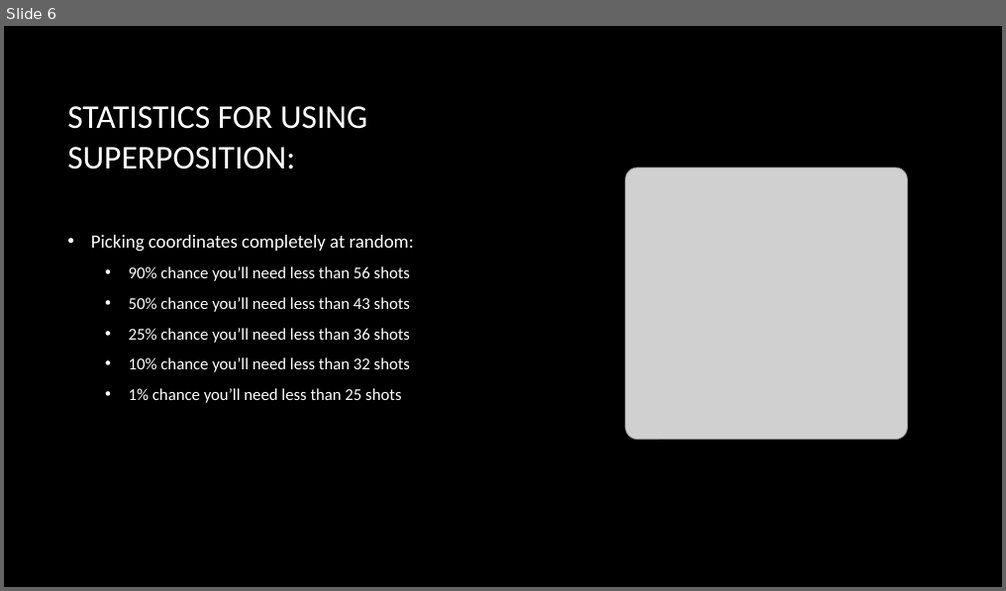
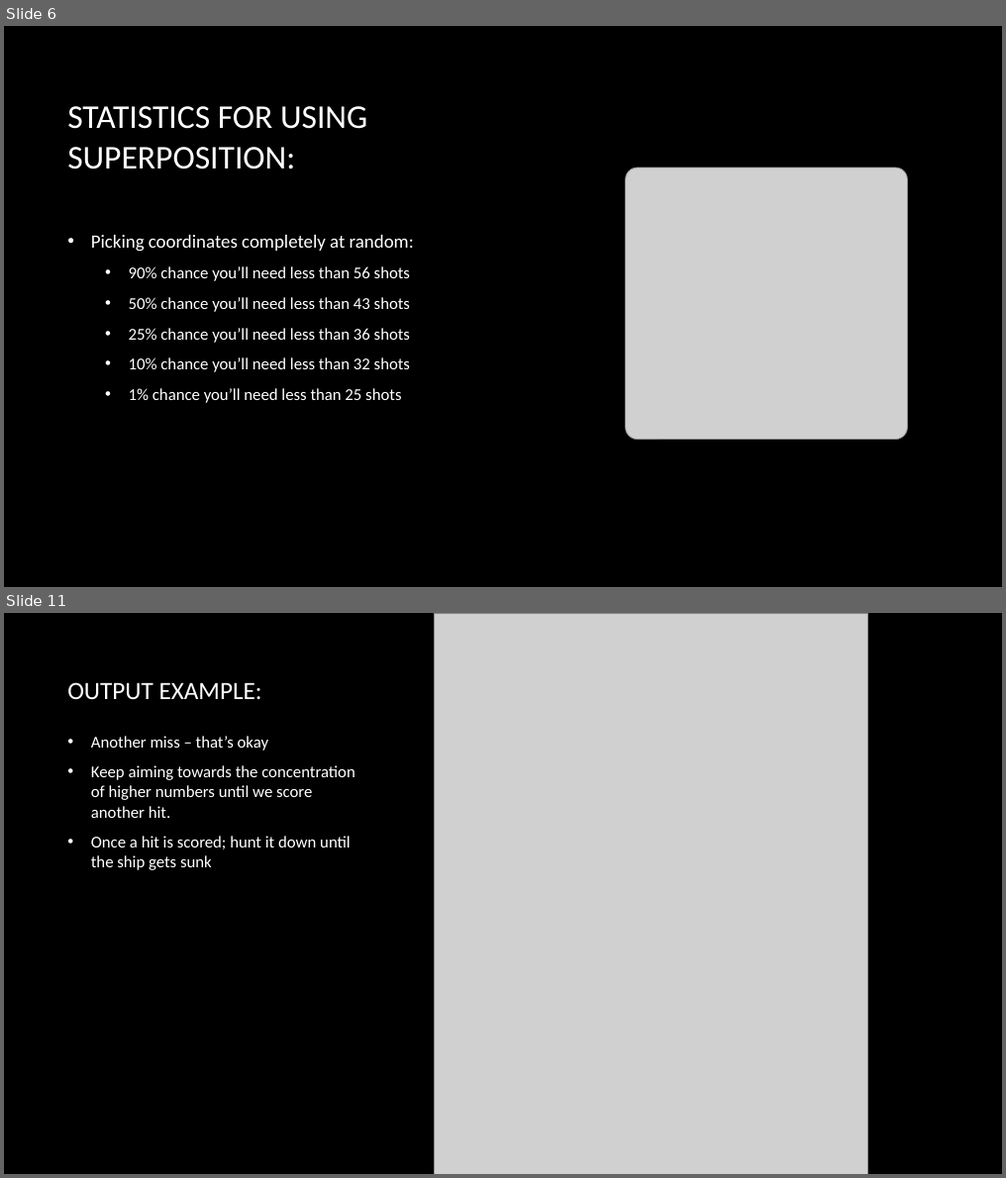
Before and after one commit to chestonthegray/cs5500-project, a slide deck: Project Presentation.pptx. Shown one above the other, each under a label of ours: slide 6 before the commit, slides 6 and 11 after it; the slides between them are not shown. The pictures are 1006x591 and 1006x1178 pixels, drawn with LibreOffice and Linux fonts; fonts in the diff are those of the drawing; grey boxes stand for pictures; background and template pictures are left out. Boxes give left, top, right and bottom in pixels: in the first picture for what was removed or moved away, otherwise in the second. Text is boxed around its words. In the diff, an @@ line names an element or a change of style, - is before the commit and + after.

```diff
--- a/Project Presentation.pptx
+++ b/Project Presentation.pptx
@@ slide 11 added at <box>4,613,1002,1174</box>, background picture (left out) @@
@@ picture added at <box>434,613,868,1174</box> @@
@@ title added at <box>67,682,262,700</box>, 24 pt, text #FFFFFF @@
+OUTPUT EXAMPLE:
@@ text added at <box>91,736,355,870</box>, 16 pt, text #FFFFFF @@
+• Another miss – that’s okay
+• Keep aiming towards the concentration of higher numbers until we score another hit.
+• Once a hit is scored; hunt it down until the ship gets sunk
```
Also in this commit, not shown: 10 other slides added.
